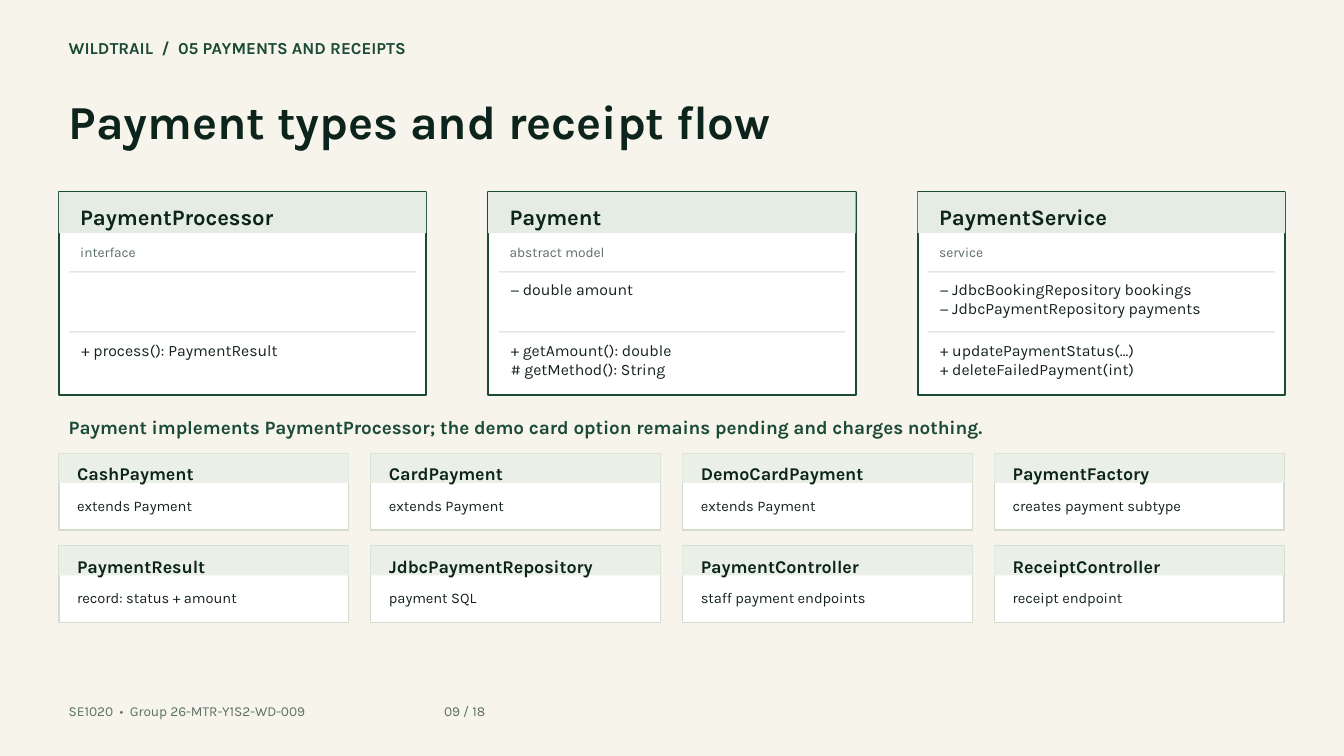
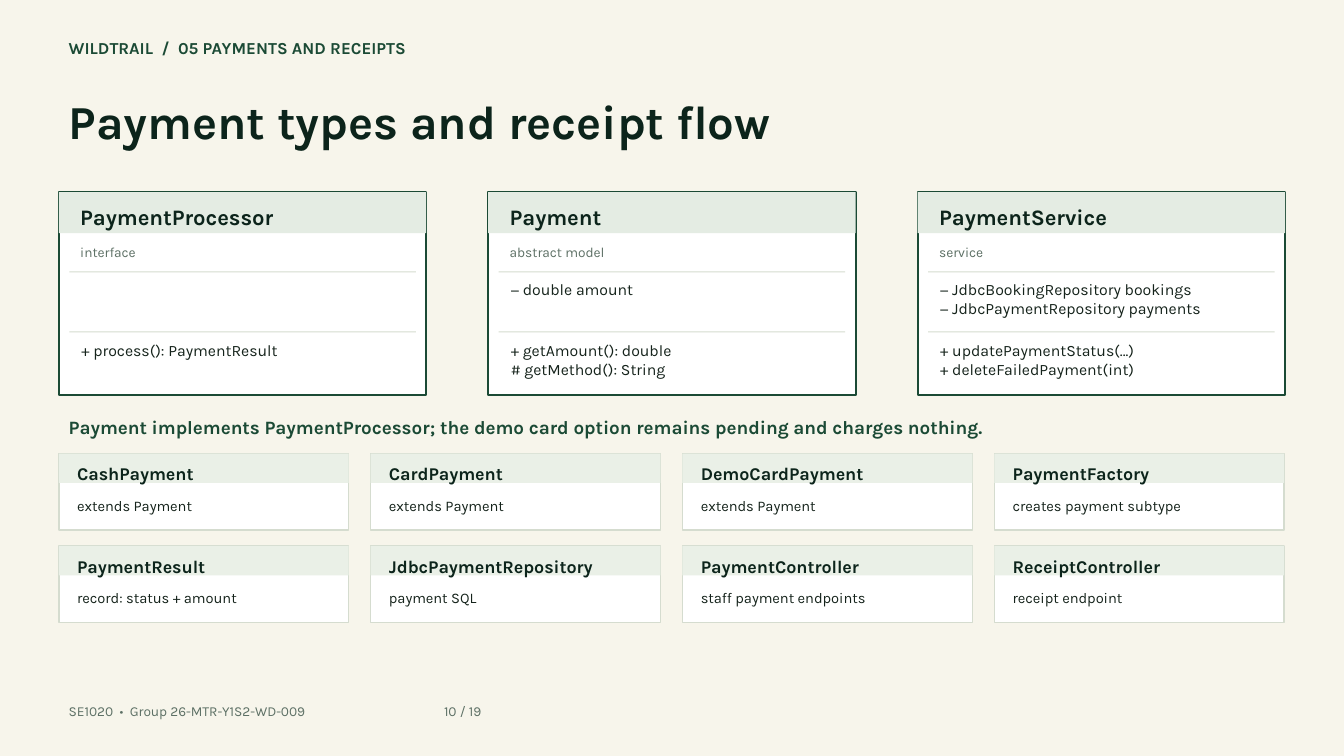
Before and after one commit to IT26100896/WildTrail-Public-Source, a slide deck: slide 10 of docs/WildTrail-Integrated-Presentation.pptx (slide 9 before the commit). Drawn at 1344x756 pixels with LibreOffice and Linux fonts; fonts in the diff are those of the drawing. Boxes give left, top, right and bottom in pixels: in the first picture for what was removed or moved away, otherwise in the second. Text is boxed around its words. In the diff, an @@ line names an element or a change of style, - is before the commit and + after.

```diff
--- a/docs/WildTrail-Integrated-Presentation.pptx
+++ b/docs/WildTrail-Integrated-Presentation.pptx
@@ text at <box>69,707,481,719</box>: text changed @@
-SE1020 • Group 26-MTR-Y1S2-WD-009 09 / 18
+SE1020 • Group 26-MTR-Y1S2-WD-009 10 / 19
```
Also in this commit, not shown: 16 other slides changed, 1 slide added, 1 other file.
